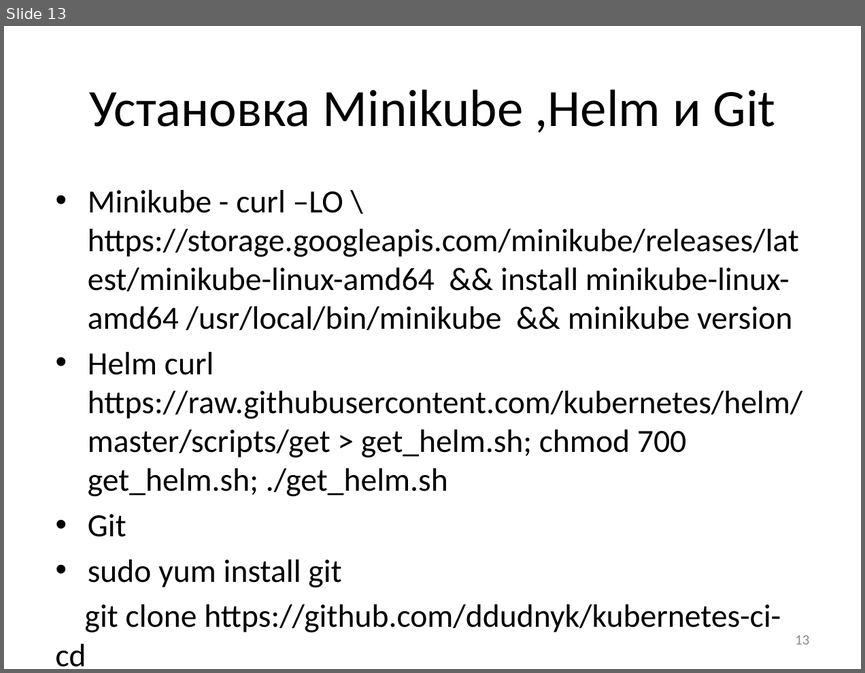
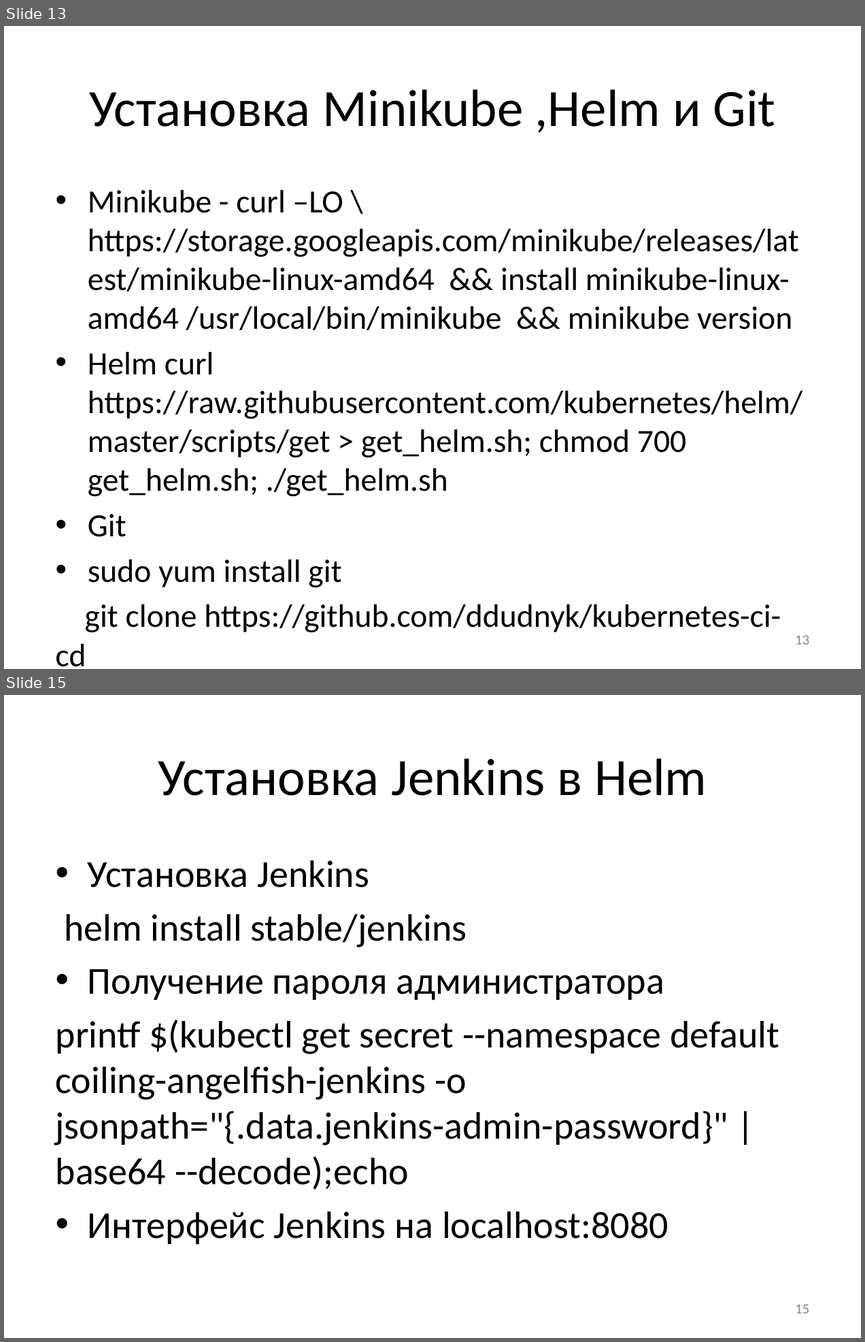
Before and after one commit to ddudnyk/cv, a slide deck: Dudnyk_Epam.pptx. Shown one above the other, each under a label of ours: slide 13 before the commit, slides 13 and 15 after it; the slides between them are not shown. The pictures are 865x673 and 865x1342 pixels, drawn with LibreOffice and Linux fonts; fonts in the diff are those of the drawing. Boxes give left, top, right and bottom in pixels: in the first picture for what was removed or moved away, otherwise in the second. Text is boxed around its words. In the diff, an @@ line names an element or a change of style, - is before the commit and + after.

```diff
--- a/Dudnyk_Epam.pptx
+++ b/Dudnyk_Epam.pptx
@@ slide 15 added at (4, 695, 861, 1338), background #FFFFFF @@
@@ title added at (158, 758, 706, 796), 44 pt, text #000000 @@
+Установка Jenkins в Helm
@@ text added at (56, 860, 779, 1244), 32 pt, text #000000 @@
+• Установка Jenkins
+helm install stable/jenkins
+• Получение пароля администратора
+printf $(kubectl get secret --namespace default coiling-angelfish-jenkins -o jsonpath="{.data.jenkins-admin-password}" | base64 --decode);echo
+• Интерфейс Jenkins на localhost:8080
@@ page number added at (795, 1304, 809, 1313), 12 pt, text #8C8C8C @@
+15
```
Also in this commit, not shown: 1 slide changed, 1 other slide added.
